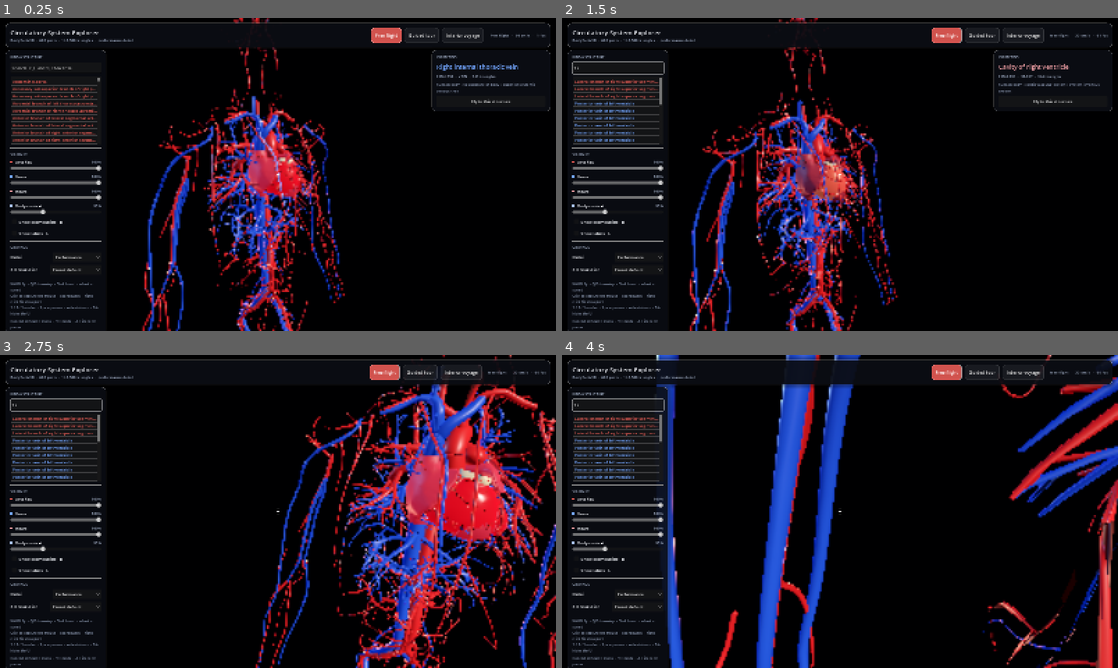
Above: before the commit, frames 1-4 (two rows, left to right).
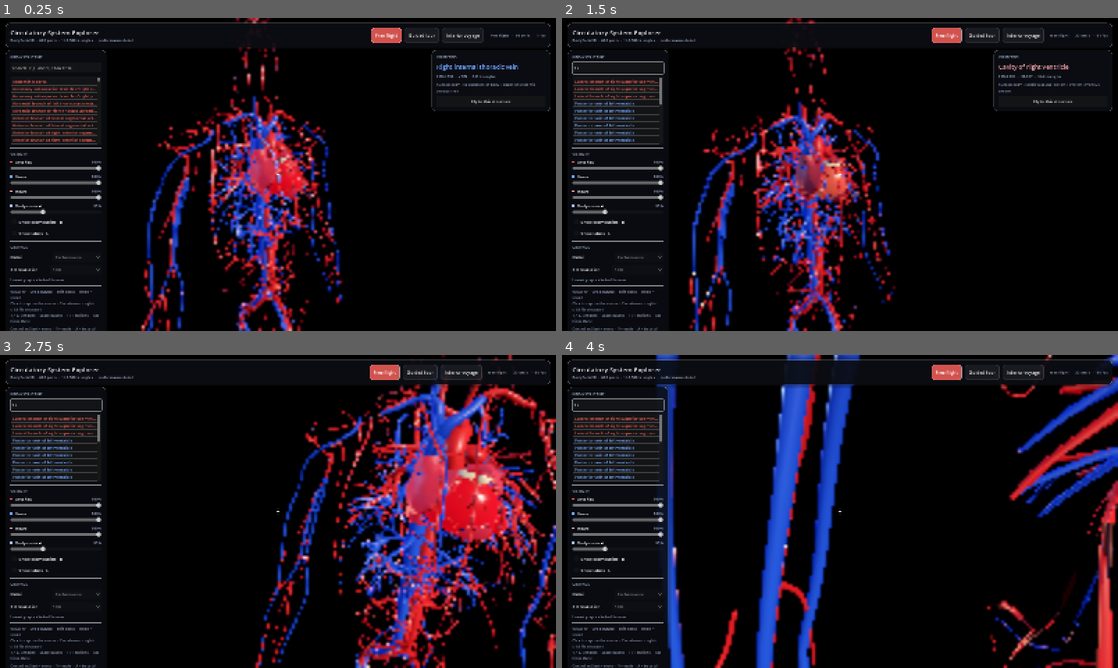
Above: after the commit, the same moments.

Repository: mccarthyah/circulatory-explorer
Game: Godot game, scene res://scenes/main.tscn
Same seed, same stepped clock (60 frames per second), same inputs: the game is played once before the commit and once after it.
Inputs (mouse positions are in pixels of both pictures, inside the frame that each line leads up to):
- Up to frame 1 (0.25 s): no input
- Up to frame 2 (1.5 s): click (617, 68) at 0.52 s; type "12" at 0.6 s; tap Enter (ui_accept) at 1.25 s; move the mouse to (962, 158) at 1.27 s; hold D from 1.28 s (still down); tap E at 1.35 s; click (962, 158) at 1.42 s
- Up to frame 3 (2.75 s): tap Enter (ui_accept) at 1.52, 2, 2.27 s; move the mouse to (250, 511) at 2.02 s; release D at 2.03 s; hold W from 2.03 s (still down); tap Space at 2.1 s
- Up to frame 4 (4 s): keep holding W; tap Enter (ui_accept) at 2.75, 3.5, 3.77 s; move the mouse to (851, 505) at 2.77 s; tap Q at 2.85 s; move the mouse to (834, 517) at 3.52 s; tap Ctrl at 3.6 s; click (834, 517) at 3.67 s

The runs differ from the first frame. In frame 1, 11% of the frame differs, in the area x 1-62%, y 0-100%; in frame 2, 11%; in frame 3, 17%, in the area x 1-100%, y 0-100%; in frame 4, 6.7%.

Commit message:
Lock all modes to lowest graphics settings
Co-authored-by: arena-agent <297053741+arena-agent@users.noreply.github.com>

Diff:
--- a/project.godot
+++ b/project.godot
@@ -120,6 +120,7 @@
 
 renderer/rendering_method="gl_compatibility"
 renderer/rendering_method.mobile="gl_compatibility"
+scaling_3d/scale=0.5
 anti_aliasing/quality/msaa_3d=0
 environment/defaults/default_clear_color=Color(0.014, 0.018, 0.03, 1)
 anti_aliasing/quality/screen_space_aa=0
--- a/scripts/explorer_hud.gd
+++ b/scripts/explorer_hud.gd
@@ -50,6 +50,7 @@
 var labels_check: CheckBox
 var quality_option: OptionButton
 var scale_option: OptionButton
+var graphics_lock_label: Label
 
 var _list_ids: Array = []
 var _mode := "free"
@@ -303,6 +304,9 @@
 		render_scale_changed.emit(float(scale_option.get_item_metadata(i))))
 	srow.add_child(scale_option)
 	col.add_child(srow)
+	graphics_lock_label = _label("Lowest graphics locked for now", 10, DIM)
+	graphics_lock_label.visible = false
+	col.add_child(graphics_lock_label)
 
 	col.add_child(HSeparator.new())
 	var help := _label("WASD fly  ·  Q/E down/up  ·  Shift boost  ·  wheel = speed\n" \
@@ -472,6 +476,12 @@
 		if String(quality_option.get_item_metadata(i)) == quality:
 			quality_option.select(i)
 			return
+
+
+func set_graphics_locked(locked: bool) -> void:
+	quality_option.disabled = locked
+	scale_option.disabled = locked
+	graphics_lock_label.visible = locked
 
 
 func set_render_scale(scale: float) -> void:
--- a/scripts/main.gd
+++ b/scripts/main.gd
@@ -24,11 +24,14 @@
 	["FJ2170", "Popliteal artery"],
 ]
 
+## Temporarily keep every mode on the lowest settings for weak GPUs.
+const LOWEST_ONLY := true
+
 ## Graphics presets. `detail` picks the mesh file set, the rest turns the
 ## expensive render features on or off.
 const QUALITY := {
 	"performance": {
-		"detail": 0, "msaa": 0, "aa": 0, "scale": 0.75,
+		"detail": 0, "msaa": 0, "aa": 0, "scale": 0.5,
 		"glow": false, "fog": false, "adjust": false,
 		"ghost": false, "labels": false, "mottle": 0.0, "pick_interval": 0.16,
 	},
@@ -167,7 +170,7 @@
 	env.glow_strength = 1.0
 	env.glow_bloom = 0.05
 	env.glow_hdr_threshold = 0.80
-	env.fog_enabled = true
+	env.fog_enabled = not LOWEST_ONLY
 	env.fog_light_color = Color(0.015, 0.02, 0.035)
 	env.fog_density = 0.0012
 	env.adjustment_enabled = true
@@ -339,9 +342,9 @@
 
 func _set_atmosphere(interior: bool) -> void:
 	var preset: Dictionary = QUALITY.get(quality, QUALITY["performance"])
-	# depth fog is what makes the lumen read as a tunnel rather than a flat
-	# red wall, so it stays on inside the vessels even on the low preset
-	env.fog_enabled = interior or bool(preset["fog"])
+	# When unlocked, depth fog helps the lumen read as a tunnel. The temporary
+	# lowest-only lock disables it even inside the vessels.
+	env.fog_enabled = not LOWEST_ONLY and (interior or bool(preset["fog"]))
 	if interior:
 		env.fog_density = 0.05
 		env.fog_light_color = Color(0.075, 0.010, 0.014)
@@ -366,6 +369,8 @@
 
 
 func _load_quality() -> String:
+	if LOWEST_ONLY:
+		return "performance"
 	var cf := ConfigFile.new()
 	if cf.load(_settings_path()) == OK:
 		var q := String(cf.get_value("graphics", "quality", "performance"))
@@ -375,6 +380,8 @@
 
 
 func _load_render_scale() -> float:
+	if LOWEST_ONLY:
+		return 0.5
 	var cf := ConfigFile.new()
 	if cf.load(_settings_path()) == OK:
 		var saved := float(cf.get_value("graphics", "render_scale", 0.0))
@@ -385,6 +392,11 @@
 
 
 func _on_render_scale_changed(scale: float) -> void:
+	if LOWEST_ONLY:
+		render_scale = 0.5
+		_apply_render_scale()
+		hud.set_render_scale(render_scale)
+		return
 	if not RENDER_SCALES.has(scale):
 		return
 	render_scale = scale
@@ -397,6 +409,9 @@
 
 
 func _apply_render_scale() -> void:
+	if LOWEST_ONLY:
+		get_viewport().scaling_3d_scale = 0.5
+		return
 	var preset: Dictionary = QUALITY.get(quality, QUALITY["performance"])
 	get_viewport().scaling_3d_scale = render_scale if render_scale > 0.0 else float(preset["scale"])
 
@@ -414,7 +429,7 @@
 
 func apply_quality(q: String, reload_meshes := true) -> void:
 	_has_pick_ray = false
-	if not QUALITY.has(q):
+	if LOWEST_ONLY or not QUALITY.has(q):
 		q = "performance"
 	quality = q
 	if model != null and mode == "tour":
@@ -455,7 +470,8 @@
 		_update_subtitle()
 	hud.set_quality(q)
 	hud.set_render_scale(render_scale)
-	if reload_meshes:
+	hud.set_graphics_locked(LOWEST_ONLY)
+	if reload_meshes and not LOWEST_ONLY:
 		_save_quality(q)
 
 
@@ -484,7 +500,7 @@
 
 func _effective_detail() -> int:
 	var d := _quality_detail()
-	if mode == "interior":
+	if mode == "interior" and not LOWEST_ONLY:
 		d = maxi(d, 1)
 	return d
 
@@ -893,8 +909,9 @@
 			KEY_R:
 				_go_free(true)
 			KEY_F9:
-				var i := QUALITY_NAMES.find(quality)
-				apply_quality(String(QUALITY_NAMES[(i + 1) % QUALITY_NAMES.size()]), true)
+				if not LOWEST_ONLY:
+					var i := QUALITY_NAMES.find(quality)
+					apply_quality(String(QUALITY_NAMES[(i + 1) % QUALITY_NAMES.size()]), true)
 	elif event is InputEventMouseButton:
 		var mb := event as InputEventMouseButton
 		if mb.pressed and mb.button_index == MOUSE_BUTTON_LEFT and mode == "free":
--- a/tests/benchmark.gd
+++ b/tests/benchmark.gd
@@ -65,12 +65,20 @@
 		printerr("Main scene failed to load")
 		quit(1)
 		return
+	if main.quality != quality:
+		printerr("Requested quality is unavailable while lowest graphics are locked")
+		quit(1)
+		return
+	if not scale_text.is_empty() and scale_text.to_float() > 0.0 and not is_equal_approx(root.scaling_3d_scale, scale_text.to_float()):
+		printerr("Requested scale is unavailable while lowest graphics are locked")
+		quit(1)
+		return
 	print("BENCHMARK Godot=", Engine.get_version_info().string,
 		" OS=", OS.get_name(), " GPU=", RenderingServer.get_video_adapter_name(),
 		" vendor=", RenderingServer.get_video_adapter_vendor(),
 		" API=", RenderingServer.get_video_adapter_api_version(),
 		" renderer=", RenderingServer.get_current_rendering_method(),
-		" window=", root.size, " scale=", root.scaling_3d_scale, " quality=", quality)
+		" window=", root.size, " scale=", root.scaling_3d_scale, " quality=", main.quality)
 	# Fixed views and a paused path make runs comparable; hover and particles remain active.
 	await _measure(main, "free-heart")
 	main.cam.aim_from(Vector3(105, 55, -175), Vector3(0, 12, 0))
--- a/tests/render_smoke.gd
+++ b/tests/render_smoke.gd
@@ -69,7 +69,7 @@
 	motion.axis_value = 0.0
 	Input.parse_input_event(motion)
 	Input.flush_buffered_events()
-	for q in ["performance", "balanced"]:
+	for q in ["performance"]:
 		main.apply_quality(q, true)
 		for mode in ["free", "tour", "interior"]:
 			main._on_mode_requested(mode)
--- a/tests/run.gd
+++ b/tests/run.gd
@@ -21,6 +21,7 @@
 		return
 	var settings := ConfigFile.new()
 	settings.set_value("graphics", "quality", startup)
+	settings.set_value("graphics", "render_scale", 1.0)
 	check(settings.save(settings_path) == OK, "save isolated startup settings")
 	var scene := load("res://scenes/main.tscn") as PackedScene
 	check(scene != null, "load main scene")
@@ -38,43 +39,41 @@
 		quit(1)
 		return
 
-	var expected := {"performance": 0, "balanced": 1, "high": 2}
-	check(main.quality == startup, "restore startup quality " + startup)
-	check(main.model.detail == expected[startup], "startup mesh detail " + startup)
+	check(main.quality == "performance", "startup ignores saved quality " + startup)
+	check(main.model.detail == 0, "startup uses lowest mesh detail")
+	check(is_equal_approx(root.scaling_3d_scale, 0.5), "startup ignores saved render scale")
+	check(main.hud.quality_option.disabled and main.hud.scale_option.disabled, "graphics selectors are locked")
+	check(main.hud.graphics_lock_label.visible, "graphics lock is visible")
 	check(main.model.parts.size() == 687, "catalogue size")
-	check(main.model.is_context_visible() == (startup != "performance"), "startup ghost visibility")
-	check(main.hud.context_check.button_pressed == main.model.is_context_visible(), "ghost checkbox matches model")
+	check(not main.model.is_context_visible(), "startup ghost hidden")
+	check(not main.hud.context_check.button_pressed, "ghost checkbox matches model")
 	check(main.path.length > 0.0 and main.path.stations.size() > 0, "tour data loaded")
+	check(not main.env.glow_enabled and not main.env.fog_enabled, "startup effects disabled")
+
 	for q in ["performance", "balanced", "high"]:
 		main.apply_quality(q, true)
-		check(main.model.detail == expected[q], "quality detail " + q)
-		check(main.model.is_context_visible() == (q != "performance"), "quality ghost " + q)
+		check(main.quality == "performance" and main.model.detail == 0, "quality remains lowest for " + q)
+		check(is_equal_approx(root.scaling_3d_scale, 0.5), "resolution remains lowest for " + q)
 		check(main.model.by_id["FJ3411"]["node"] != null, "aorta mesh exists " + q)
 		check(main.model.total_tris(false) > 0, "triangle count " + q)
-
-	main.apply_quality("performance", true)
-	check(is_equal_approx(root.scaling_3d_scale, 0.75), "default performance render scale")
-	main._on_render_scale_changed(0.5)
-	check(is_equal_approx(root.scaling_3d_scale, 0.5), "custom render scale")
-	main.apply_quality("balanced", true)
-	check(is_equal_approx(root.scaling_3d_scale, 0.5), "custom scale survives quality change")
-	check(is_equal_approx(main._load_render_scale(), 0.5), "custom scale saved")
-	main._on_render_scale_changed(0.0)
-	check(is_equal_approx(root.scaling_3d_scale, 0.9), "preset scale restored")
-	main.apply_quality("performance", true)
+	main._on_render_scale_changed(1.0)
+	check(is_equal_approx(root.scaling_3d_scale, 0.5), "higher scale rejected")
+	check(is_equal_approx(main.render_scale, 0.5), "scale control remains lowest")
+	var stored := ConfigFile.new()
+	check(stored.load(settings_path) == OK, "saved settings remain readable")
+	check(stored.get_value("graphics", "quality", "") == startup, "saved quality preserved")
+	check(is_equal_approx(float(stored.get_value("graphics", "render_scale", 0.0)), 1.0), "saved scale preserved")
 	main._on_mode_requested("tour")
-	check(is_equal_approx(main.hud.sliders["arteries"].value, 1.0), "performance tour opaque")
-	main.apply_quality("balanced", true)
-	check(is_equal_approx(main.hud.sliders["arteries"].value, 0.85), "balanced tour transparent")
-	main.apply_quality("performance", true)
-	check(is_equal_approx(main.hud.sliders["arteries"].value, 1.0), "tour returns to opaque on quality change")
+	check(main.model.detail == 0 and not main.env.fog_enabled, "tour stays lowest")
+	check(is_equal_approx(main.hud.sliders["arteries"].value, 1.0), "tour remains opaque")
 	main._on_mode_requested("interior")
-	check(main.model.detail == 1, "interior preserves lumen detail")
+	check(main.model.detail == 0 and not main.env.fog_enabled, "interior stays lowest")
+	check(is_equal_approx(root.scaling_3d_scale, 0.5), "interior scale remains lowest")
 	main.path.progress = main.path.length - 1.0
 	main.path.advance(1.0)
 	check(main.path.fraction() < 0.01, "interior wraps")
 	main._on_mode_requested("free")
-	check(main.model.detail == 0, "free flight restores performance detail")
+	check(main.model.detail == 0, "free flight stays lowest")
 	check(not main.model.is_context_visible(), "free flight restores hidden body")
 
 	_test_controller(main)
